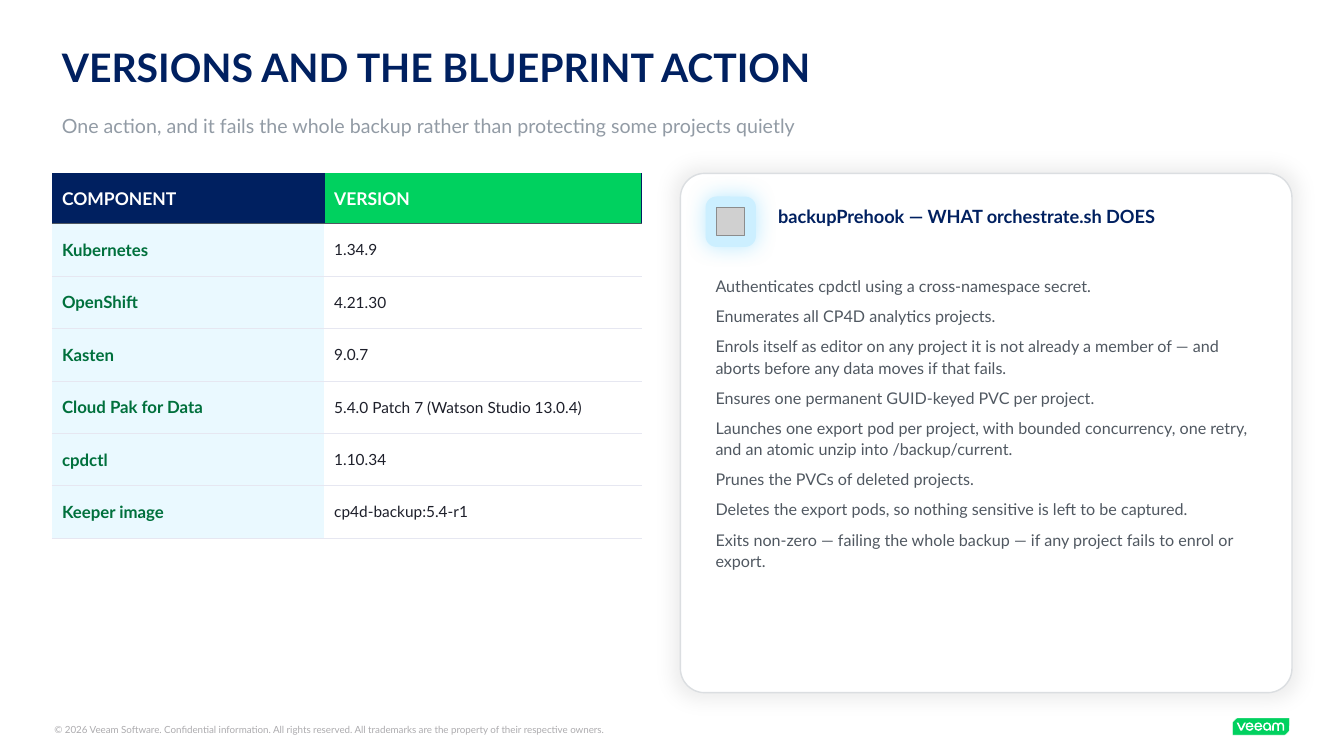
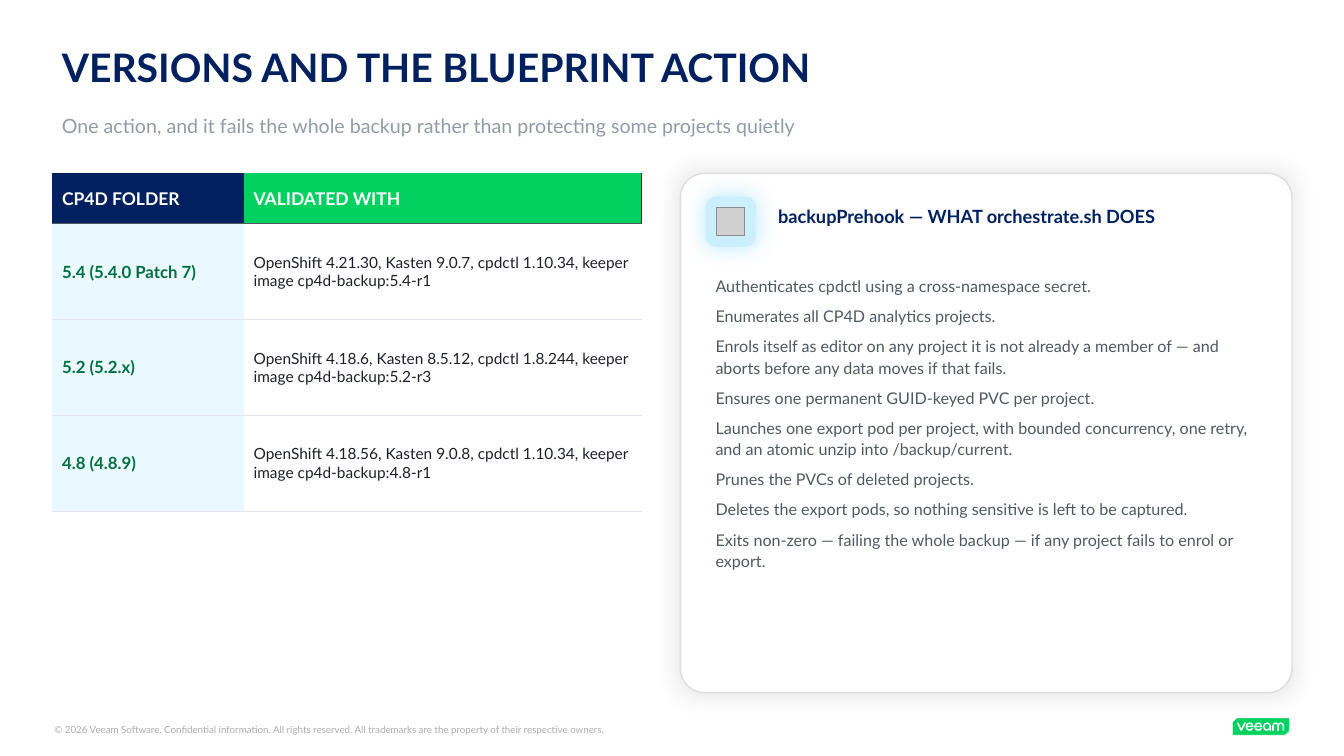
Before and after one commit to kastenhq/blueprint-ai, a slide deck: slide 7 of cp4d-example/cp4d.pptx. Drawn at 1344x756 pixels with LibreOffice and Linux fonts; fonts in the diff are those of the drawing; grey boxes stand for pictures. Boxes give left, top, right and bottom in pixels: in the first picture for what was removed or moved away, otherwise in the second. Text is boxed around its words. In the diff, an @@ line names an element or a change of style, - is before the commit and + after.

```diff
--- a/cp4d-example/cp4d.pptx
+++ b/cp4d-example/cp4d.pptx
@@ table at (x1=52, y1=173, x2=642, y2=511) @@
-row 1: COMPONENT | VERSION
-row 2: Kubernetes | 1.34.9
-row 3: OpenShift | 4.21.30
-row 4: Kasten | 9.0.7
-row 5: Cloud Pak for Data | 5.4.0 Patch 7 (Watson Studio 13.0.4)
-row 6: cpdctl | 1.10.34
-row 7: Keeper image | cp4d-backup:5.4-r1
+row 1: CP4D FOLDER | VALIDATED WITH
+row 2: 5.4 (5.4.0 Patch 7) | OpenShift 4.21.30, Kasten 9.0.7, cpdctl 1.10.34, keeper image cp4d-backup:5.4-r1
+row 3: 5.2 (5.2.x) | OpenShift 4.18.6, Kasten 8.5.12, cpdctl 1.8.244, keeper image cp4d-backup:5.2-r3
+row 4: 4.8 (4.8.9) | OpenShift 4.18.56, Kasten 9.0.8, cpdctl 1.10.34, keeper image cp4d-backup:4.8-r1
```
Also in this commit, not shown: 2 other files.
